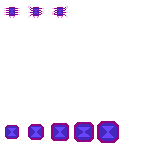
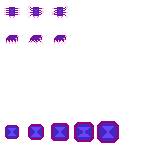
Comparing the layer stacks of the two 144 x 144 images. Changes:
painted on "body" over <box>6,35,67,44</box>
